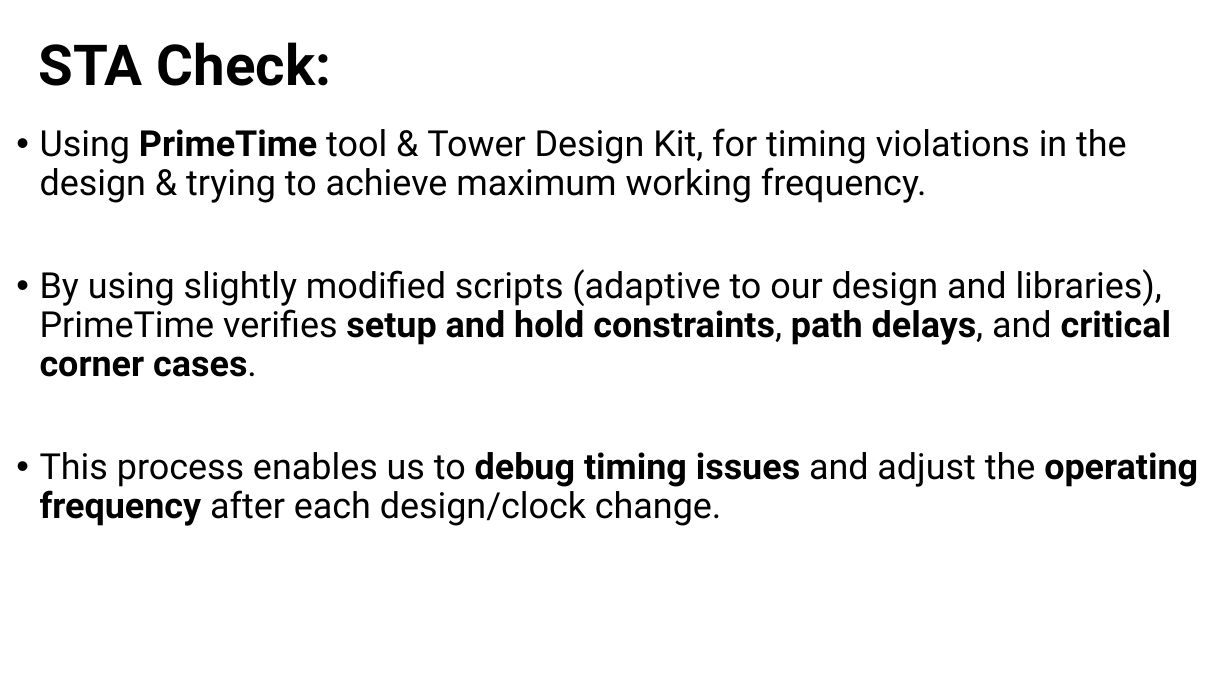
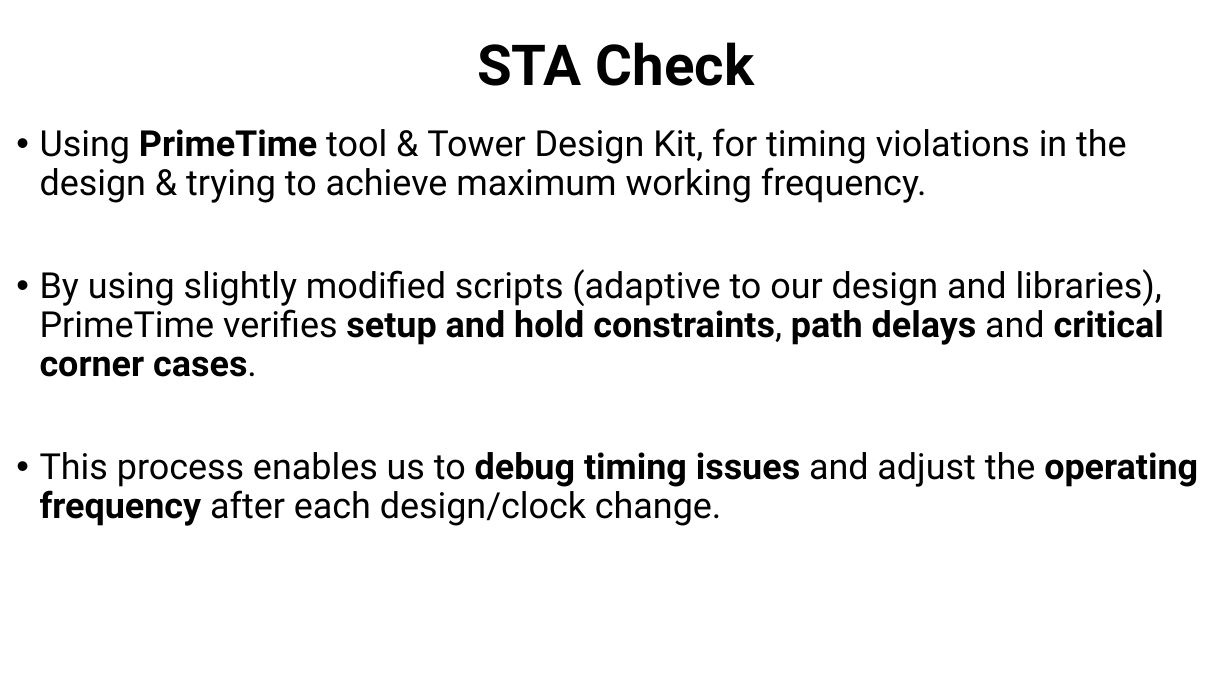
Before and after one commit to muhammad0bi/044169_project_B, a slide deck: slide 17 of Presintaions and Reports/Final presentaion VLSI project 7880.pptx. Drawn at 1232x693 pixels with LibreOffice and Linux fonts; fonts in the diff are those of the drawing. Boxes give left, top, right and bottom in pixels: in the first picture for what was removed or moved away, otherwise in the second. Text is boxed around its words. In the diff, an @@ line names an element or a change of style, - is before the commit and + after.

```diff
--- a/Presintaions and Reports/Final presentaion VLSI project 7880.pptx
+++ b/Presintaions and Reports/Final presentaion VLSI project 7880.pptx
@@ title at (477, 42, 755, 86): text changed @@
-STA Check:
+STA Check
@@ text at (40, 269, 1164, 377): text changed @@
-• By using slightly modified scripts (adaptive to our design and libraries), PrimeTime verifies setup and hold constraints, path delays, and critical corner cases.
+• By using slightly modified scripts (adaptive to our design and libraries), PrimeTime verifies setup and hold constraints, path delays and critical corner cases.
```
Also in this commit, not shown: 23 other slides changed.
